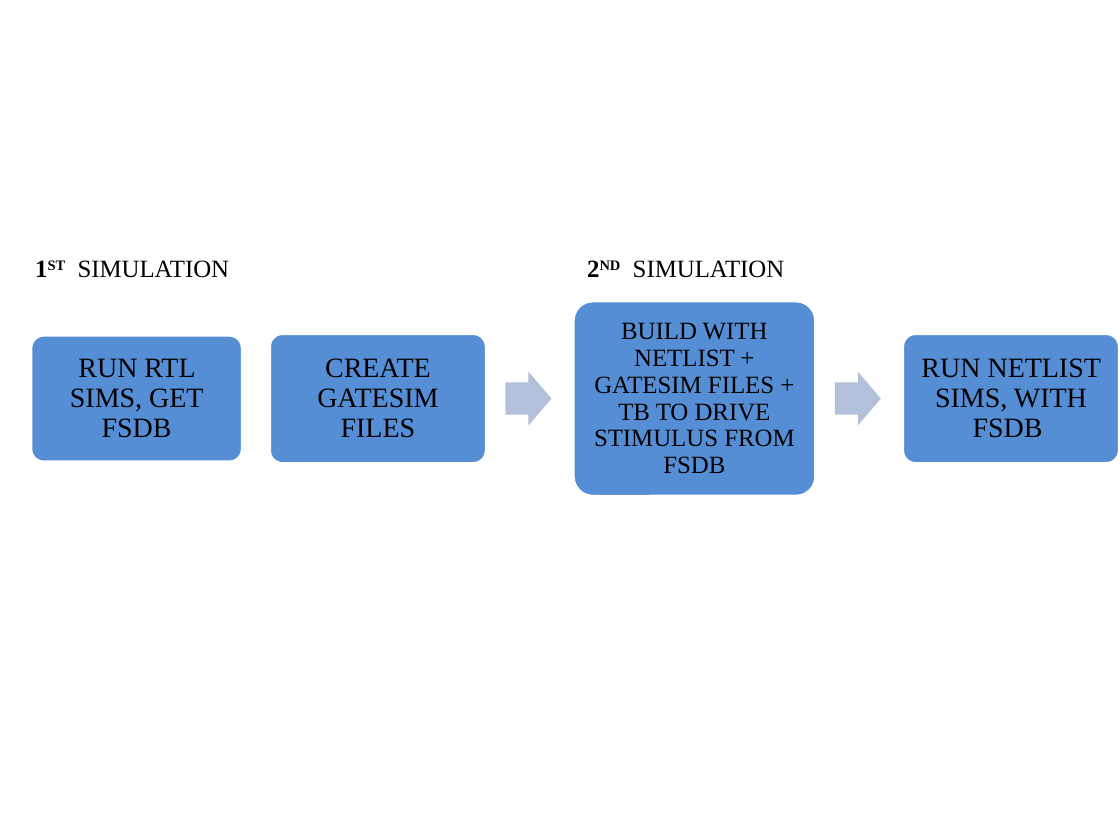
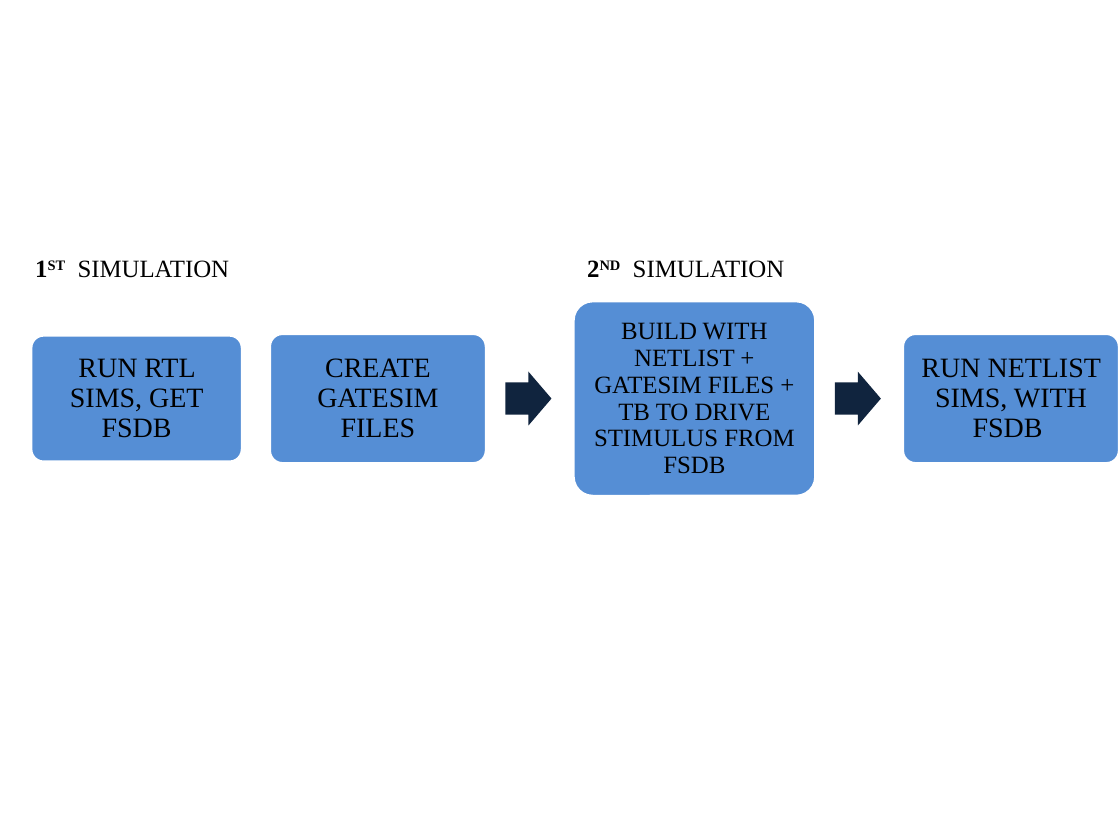
Before and after one commit to miramohan/thesis_first, a slide deck: slide 10 of pptFigures.pptx. Drawn at 1120x840 pixels with LibreOffice and Linux fonts; fonts in the diff are those of the drawing. Boxes give left, top, right and bottom in pixels: in the first picture for what was removed or moved away, otherwise in the second. Text is boxed around its words. In the diff, an @@ line names an element or a change of style, - is before the commit and + after.

```diff
--- a/pptFigures.pptx
+++ b/pptFigures.pptx
@@ right arrow at (505, 372, 551, 426): fill #B3C1DB to #0F243E @@
@@ right arrow at (834, 372, 880, 426): fill #B3C1DB to #0F243E @@
```
Also in this commit, not shown: 2 other slides changed, 4 slides added, 1 slide removed.
